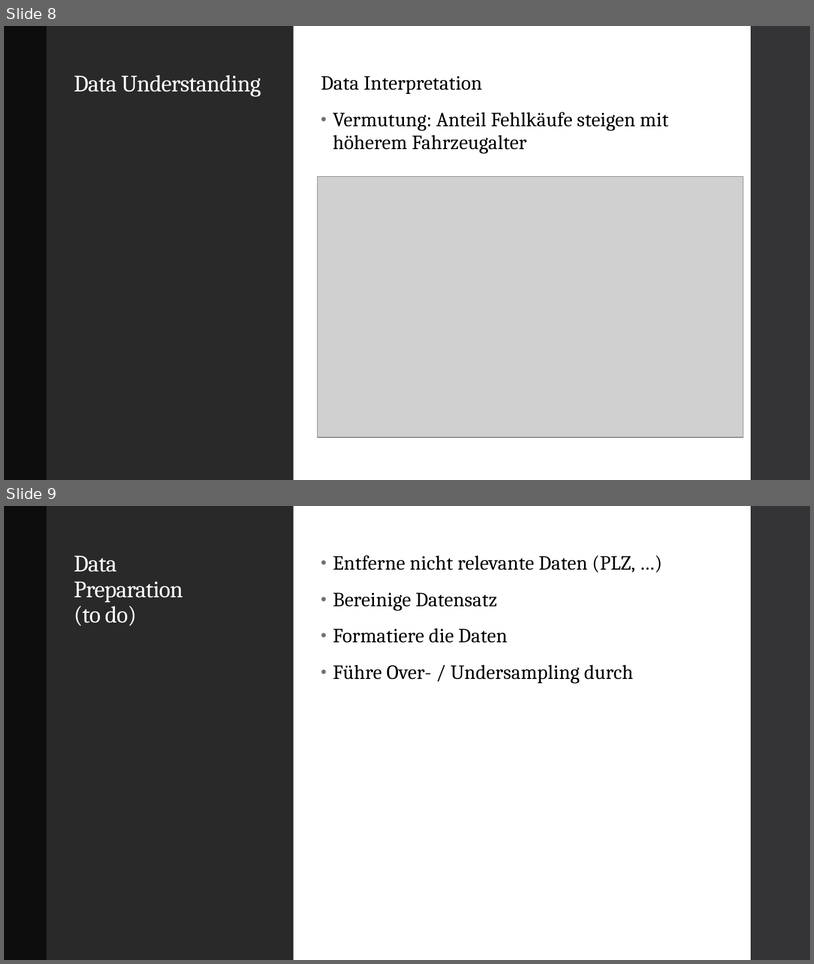
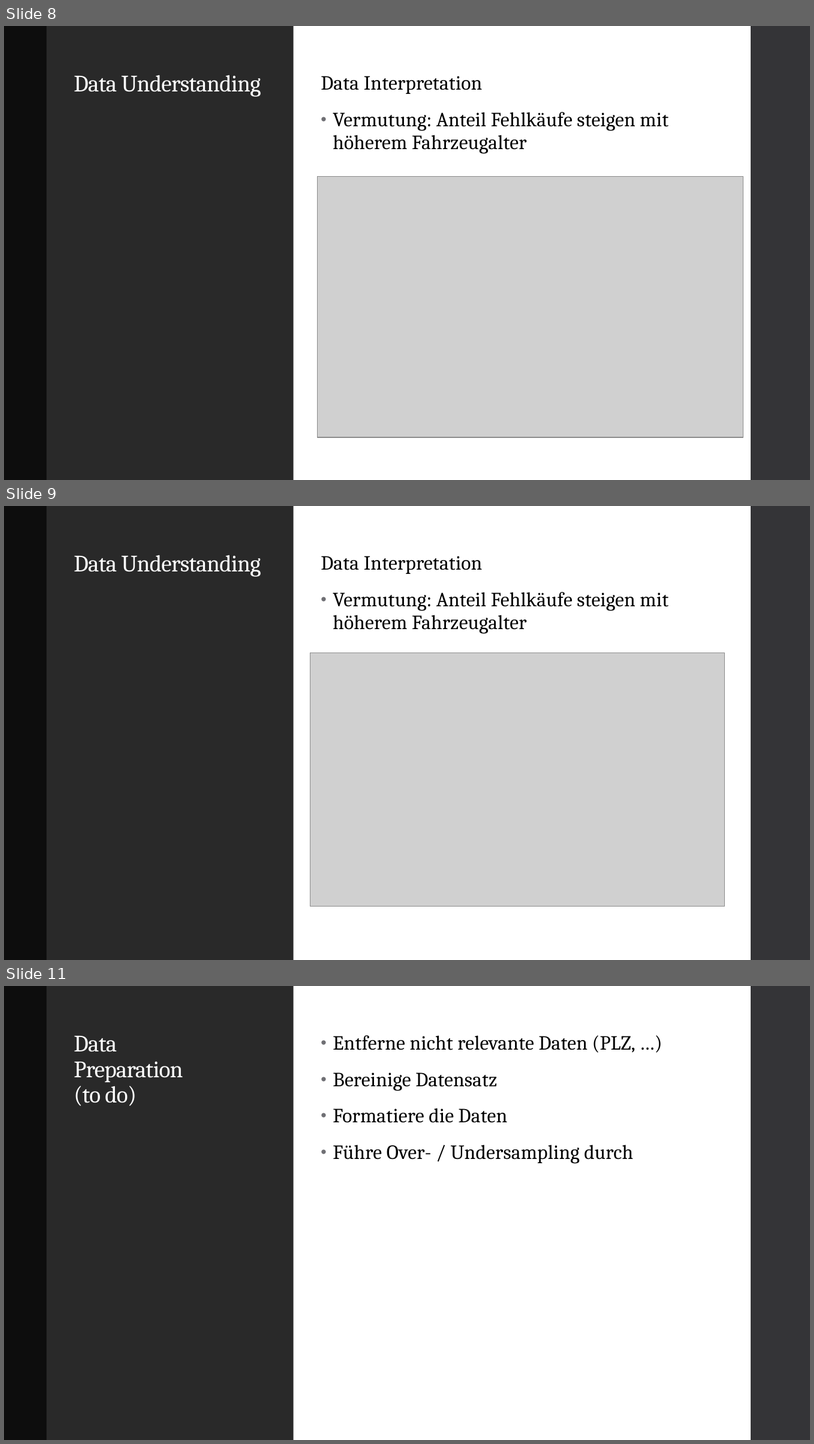
Before and after one commit to fab796/Studienarbeit, a slide deck: Don‘t Get Kicked.pptx. Shown one above the other, each under a label of ours: slides 8 and 9 before the commit, slides 8, 9 and 11 after it; the slides between them are not shown. The pictures are 814x964 and 814x1444 pixels, drawn with LibreOffice and Linux fonts; fonts in the diff are those of the drawing; grey boxes stand for pictures. Boxes give left, top, right and bottom in pixels: in the first picture for what was removed or moved away, otherwise in the second. Text is boxed around its words. In the diff, an @@ line names an element or a change of style, - is before the commit and + after.

```diff
--- a/Don‘t Get Kicked.pptx
+++ b/Don‘t Get Kicked.pptx
@@ slide 9 added at box(4, 506, 810, 960), background #FFFFFF; not listed: 1 template element that a slide beside it also shows @@
@@ rectangle added at box(4, 506, 47, 960), fill #0D0D0D @@
@@ rectangle added at box(47, 506, 294, 960), fill #292929 @@
@@ rectangle added at box(294, 506, 751, 960), fill #FFFFFF @@
@@ title added at box(74, 555, 261, 577), 28 pt, text #FFFFFF @@
+Data Understanding
@@ text added at box(321, 556, 669, 634), 24 pt, text #000000 @@
+Data Interpretation
+• Vermutung: Anteil Fehlkäufe steigen mit höherem Fahrzeugalter
@@ picture added at box(311, 652, 725, 906) @@
@@ what was slide 9 is now slide 11 @@
```
Also in this commit, not shown: 2 slides changed, 1 other slide added.
